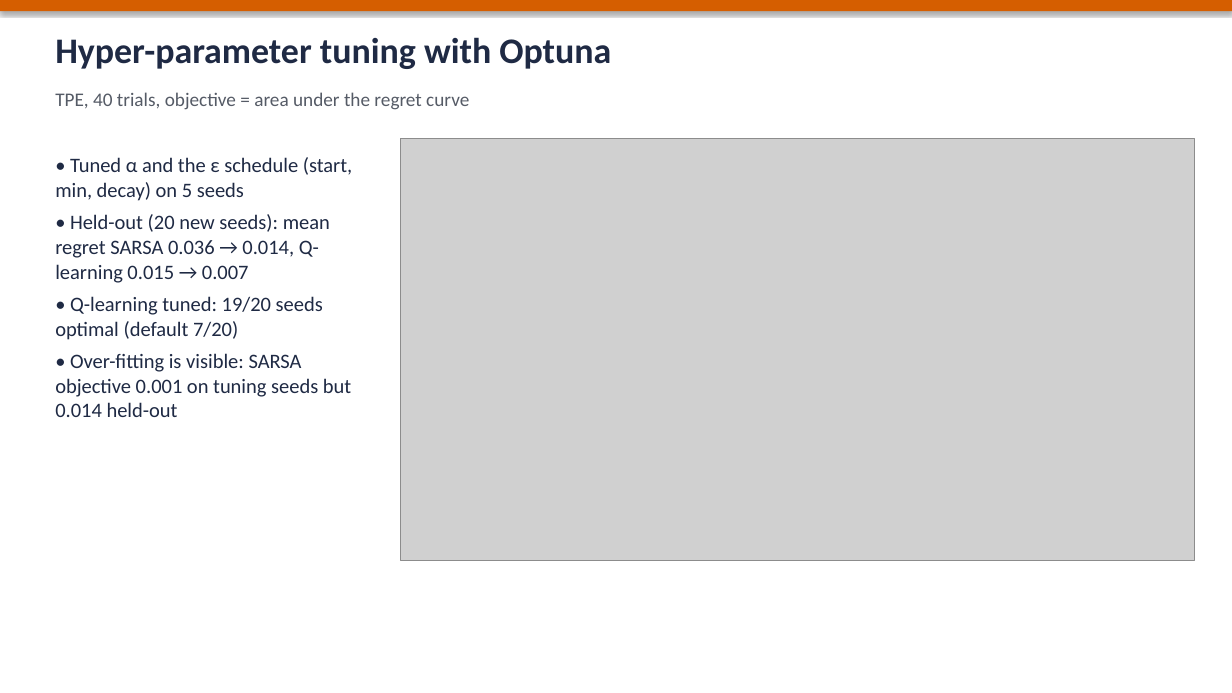
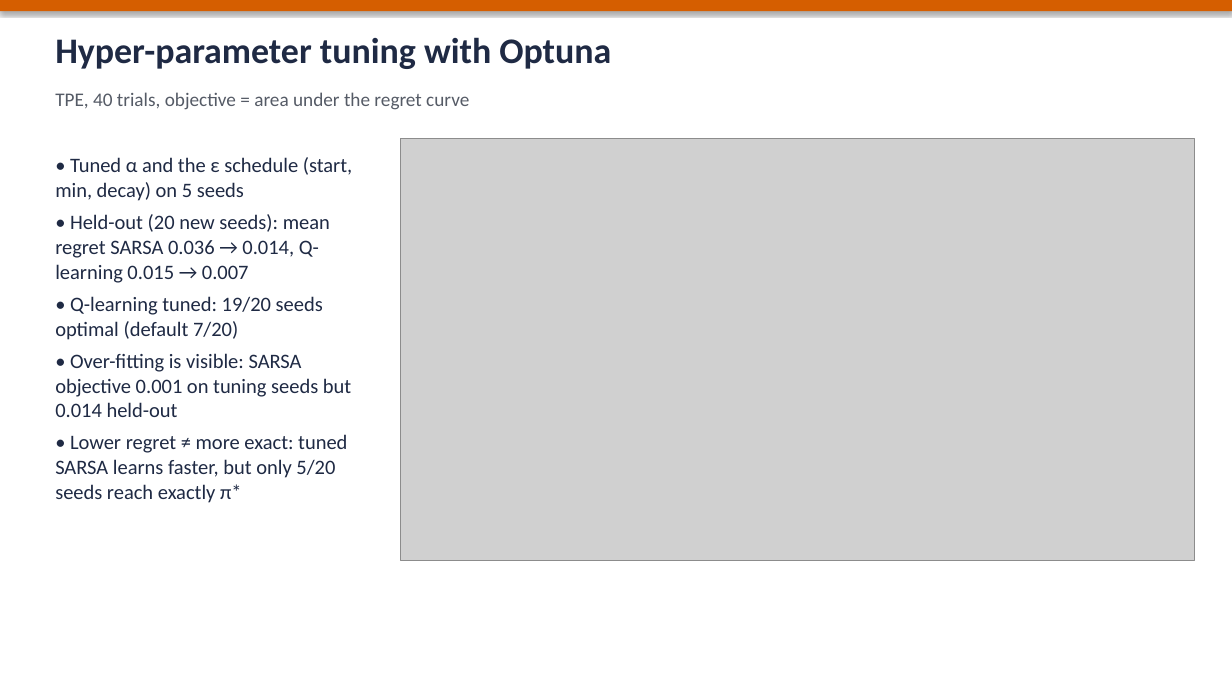
Before and after one commit to ElTiToRuiz/assignment-1, a slide deck: slide 7 of docs/presentation.pptx. Drawn at 1232x693 pixels with LibreOffice and Linux fonts; fonts in the diff are those of the drawing; grey boxes stand for pictures. Boxes give left, top, right and bottom in pixels: in the first picture for what was removed or moved away, otherwise in the second. Text is boxed around its words. In the diff, an @@ line names an element or a change of style, - is before the commit and + after.

Commit message:
SARSA/Q-learning convergence on slippery grid, policy iteration, docs
- Optional per-visit step size alpha/(1+k*N(s,a)) (Robbins-Monro) for
  SARSA, Q-learning and Expected SARSA
- exp1: convergent schedule (GLIE eps->0 + decaying alpha) reaches the
  optimal policy in 20/20 seeds for both SARSA and Q-learning
- Policy iteration in dp.py, with a test against value iteration
- README: convergent schedule, Optuna/SARSA explanation, small fixes
- THEORY.md: GLIE result, VI vs PI, section on extras beyond class
- Slides: updated results and two backup slides

```diff
--- a/docs/presentation.pptx
+++ b/docs/presentation.pptx
@@ text at bbox=[55, 434, 347, 503]: paragraph added @@
+• Lower regret ≠ more exact: tuned SARSA learns faster, but only 5/20 seeds reach exactly π*
```
Also in this commit, not shown: 2 other slides changed, 2 slides added, 15 other files.
